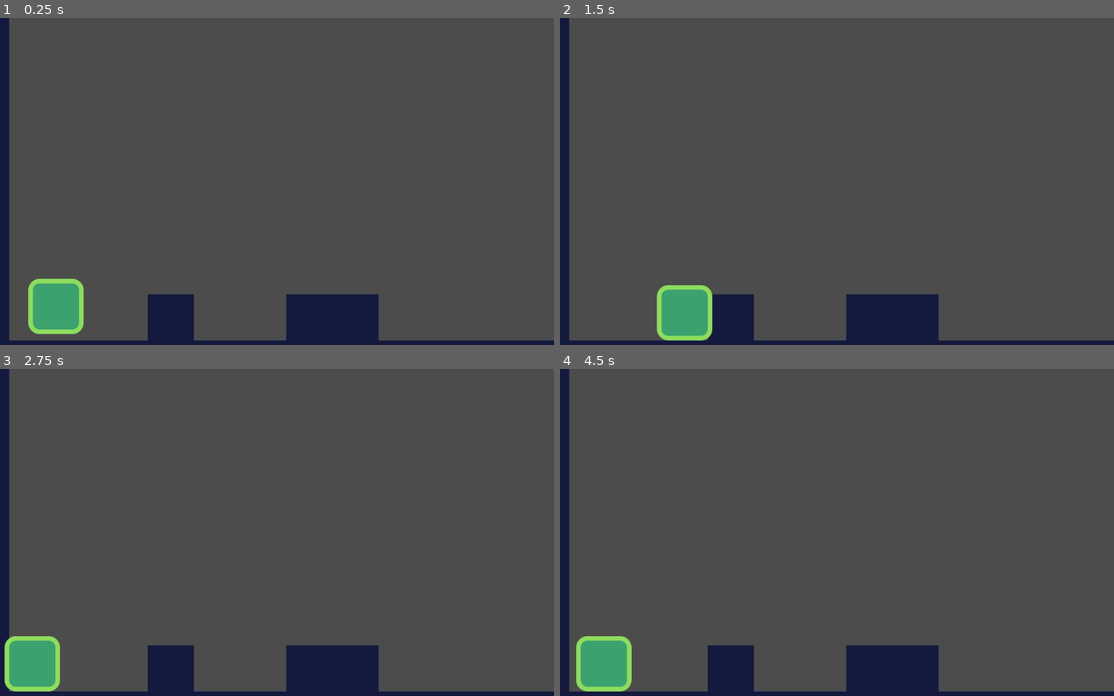
Above: before the commit, frames 1-4 (two rows, left to right).
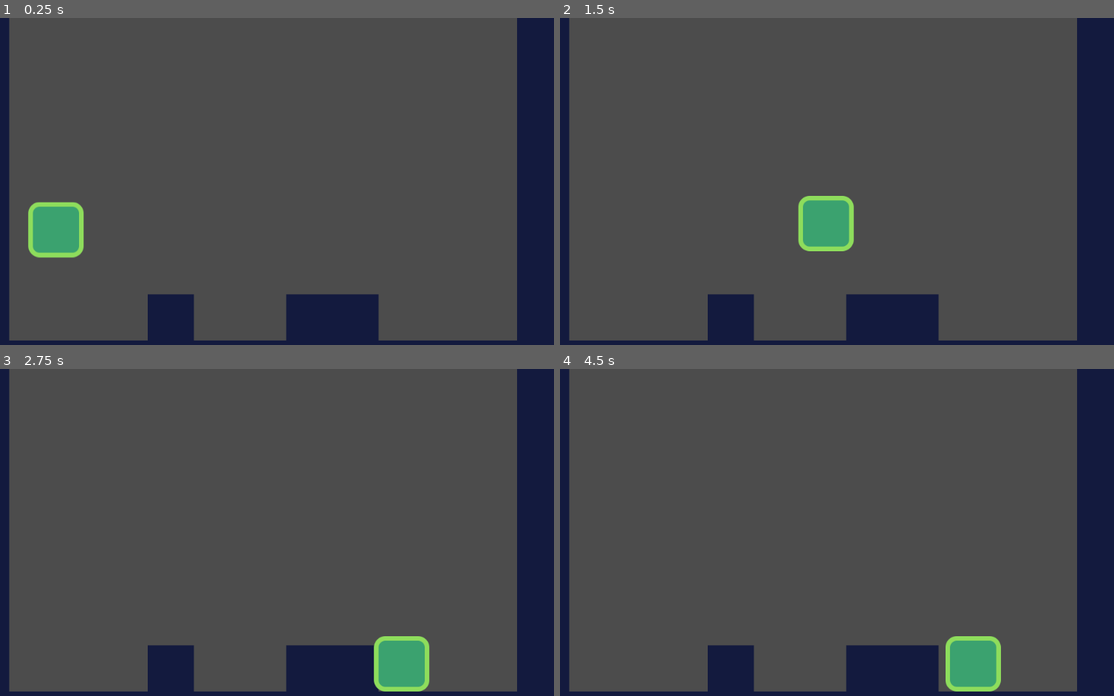
Above: after the commit, the same moments.

Repository: aelkayam/2D-platformer
Game: Godot game, scene res://src/Levels/LevelTemplate.tscn
Same seed, same stepped clock (60 frames per second), same inputs: the game is played once before the commit and once after it.
Inputs:
- Up to frame 1 (0.25 s): no input
- Up to frame 2 (1.5 s): hold D (move_right) from 0.53 s (still down); tap W (jump) at 0.6, 0.77, 1.07, 1.35 s
- Up to frame 3 (2.75 s): tap W (jump) at 1.52, 1.82, 2.1 s; release D (move_right) at 2.03 s; hold A (move_left) from 2.03 s (still down)
- Up to frame 4 (4.5 s): tap Enter at 2.75 s; release A (move_left) at 2.78 s; hold D (move_right) 2.78-4.28 s; tap W (jump) at 2.85, 3.02, 3.32, 3.6, 3.77, 4.07, 4.35 s; hold A (move_left) from 4.28 s (still down)

The runs differ from the first frame. In frame 1, 9.9% of the frame differs, in the area x 5-100%, y 0-99%; in frame 2, 9.9%; in frame 3, 9.9%; in frame 4, 9.9%.

Commit message:
Player movement and jump

Diff:
--- a/project.godot
+++ b/project.godot
@@ -12,7 +12,7 @@
 "base": "KinematicBody2D",
 "class": "Actor",
 "language": "GDScript",
-"path": "res://src/Actors/Actor.gd"
+"path": "res://src/Actors/actor.gd"
 } ]
 _global_script_class_icons={
 "Actor": ""
--- a/src/Actors/Actor.gd
+++ b/src/Actors/Actor.gd
@@ -1,9 +1,9 @@
 extends KinematicBody2D
 class_name Actor
 
+const FLOOR_NORMAL = Vector2.UP
+
 export var gravity := 2000.0
-export var maxSpeed := Vector2(300.0, 1000.0)
-var currentVelocity := Vector2.ZERO
+export var max_speed := Vector2(300.0, 1000.0)
 
-func _physics_process(delta: float) -> void:
-	currentVelocity.y += gravity * delta
+var _velocity := Vector2.ZERO
--- a/src/Actors/Player.gd
+++ b/src/Actors/Player.gd
@@ -1,11 +1,10 @@
 extends Actor
 
-func _physics_process(delta: float) -> void:
-
-	var currentDirection := get_direction()
-
-	currentVelocity = maxSpeed * currentDirection
-	currentVelocity = move_and_slide(currentVelocity, Vector2.UP)
+func _physics_process(_delta: float) -> void:
+	var is_jump_interrupted := Input.is_action_just_released("jump") and _velocity.y < 0.0
+	var current_direction := get_direction()
+	_velocity = calculate_move_velocity(_velocity, current_direction, max_speed, is_jump_interrupted)
+	_velocity = move_and_slide(_velocity, FLOOR_NORMAL)
 
 #	Convert the intensity of pressing a direction key, to a vector which represents
 #	the direction of movement.
@@ -16,6 +15,22 @@
 		-1.0 if Input.is_action_just_pressed("jump") and is_on_floor() else 1.0
 	)
 
-#func calculate_move_velocity() -> void:
-#	return
-#
+#	Calculate the next movement velocity vector
+func calculate_move_velocity(
+		linear_velocity: Vector2,
+		direction: Vector2,
+		speed: Vector2,
+		is_jump_interrupted: bool
+	 ) -> Vector2:
+		var out = linear_velocity
+		out.x = speed.x * direction.x
+		out.y += gravity * get_physics_process_delta_time()
+
+		#	jump velocity:
+		if direction.y == -1.0:
+			out.y = direction.y * speed.y
+
+		#	jump cancel:
+		if is_jump_interrupted:
+			out.y = 0.0
+		return out
--- a/src/Actors/Player.tscn
+++ b/src/Actors/Player.tscn
@@ -1,7 +1,7 @@
 [gd_scene load_steps=4 format=2]
 
 [ext_resource path="res://assets/player.png" type="Texture" id=1]
-[ext_resource path="res://src/Actors/Player.gd" type="Script" id=2]
+[ext_resource path="res://src/Actors/player.gd" type="Script" id=2]
 
 [sub_resource type="RectangleShape2D" id=1]
 extents = Vector2( 40, 41 )
@@ -9,7 +9,8 @@
 [node name="Player" type="KinematicBody2D"]
 collision_mask = 8
 script = ExtResource( 2 )
-maxSpeed = Vector2( 700, 1000 )
+gravity = 3500.0
+max_speed = Vector2( 700, 1300 )
 
 [node name="Player" type="Sprite" parent="."]
 position = Vector2( 0, -48 )
--- a/src/Levels/LevelTemplate.tscn
+++ b/src/Levels/LevelTemplate.tscn
@@ -37,7 +37,7 @@
 collision_layer = 8
 collision_mask = 0
 format = 1
-tile_data = PoolIntArray( 0, 0, 0, 65536, 0, 0, 131072, 0, 0, 196608, 0, 0, 262144, 0, 0, 327680, 0, 0, 393216, 0, 0, 393220, 0, 0, 393223, 0, 0, 393224, 0, 0, 458752, 0, 0, 458753, 0, 0, 4587 …(150 unchanged characters)…
+tile_data = PoolIntArray( 0, 0, 0, 12, 0, 0, 65536, 0, 0, 65548, 0, 0, 131072, 0, 0, 131084, 0, 0, 196608, 0, 0, 196620, 0, 0, 262144, 0, 0, 262156, 0, 0, 327680, 0, 0, 327692, 0, 0, 393216, 0, 0, 393220, 0, 0, 393223, 0, 0, 393224, 0, 0, 393228, 0, 0, 458752, 0, 0, 458753, 0, 0, 4587 …(150 unchanged characters)…
 
 [node name="Player" parent="." instance=ExtResource( 2 )]
 position = Vector2( 161, 299 )
